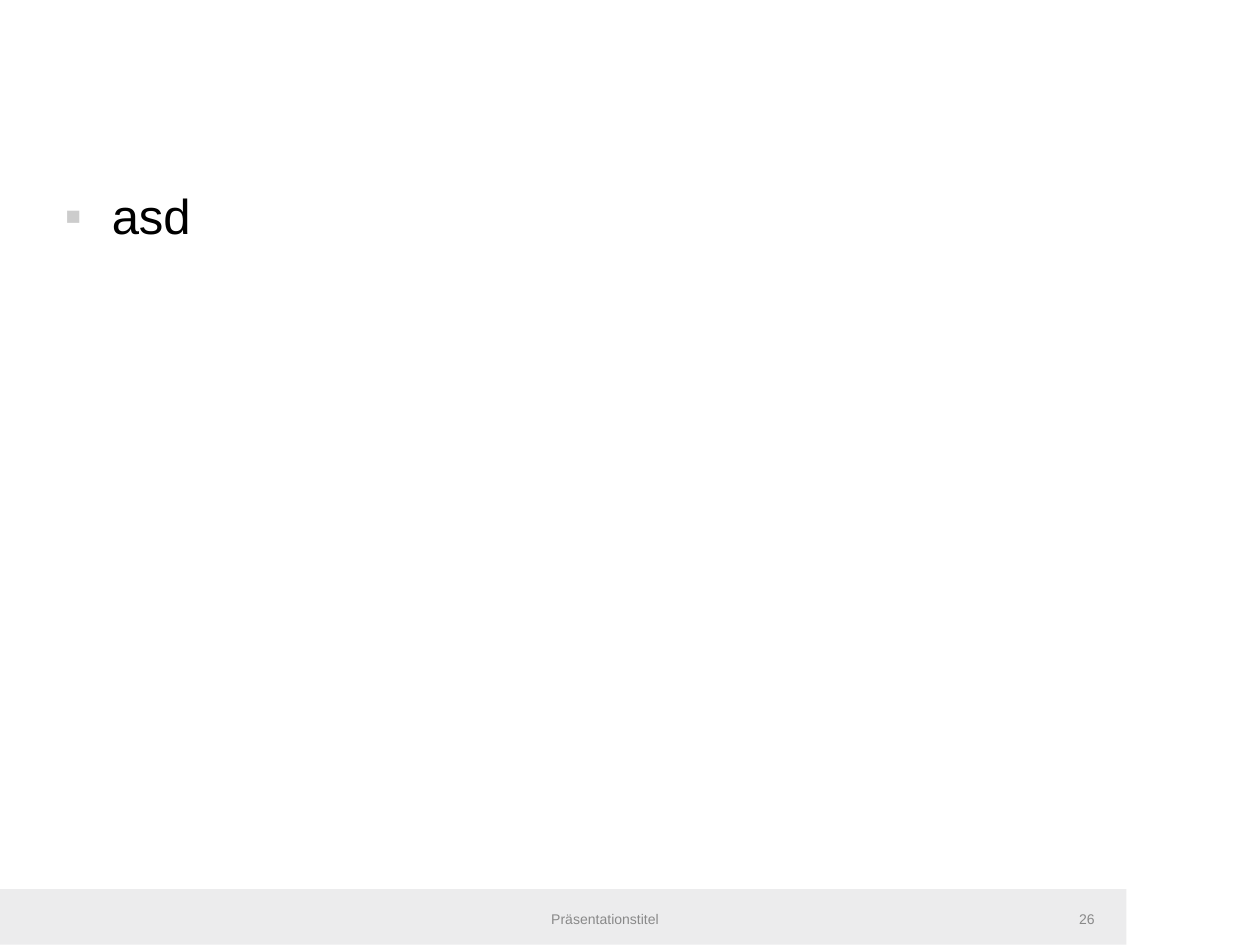
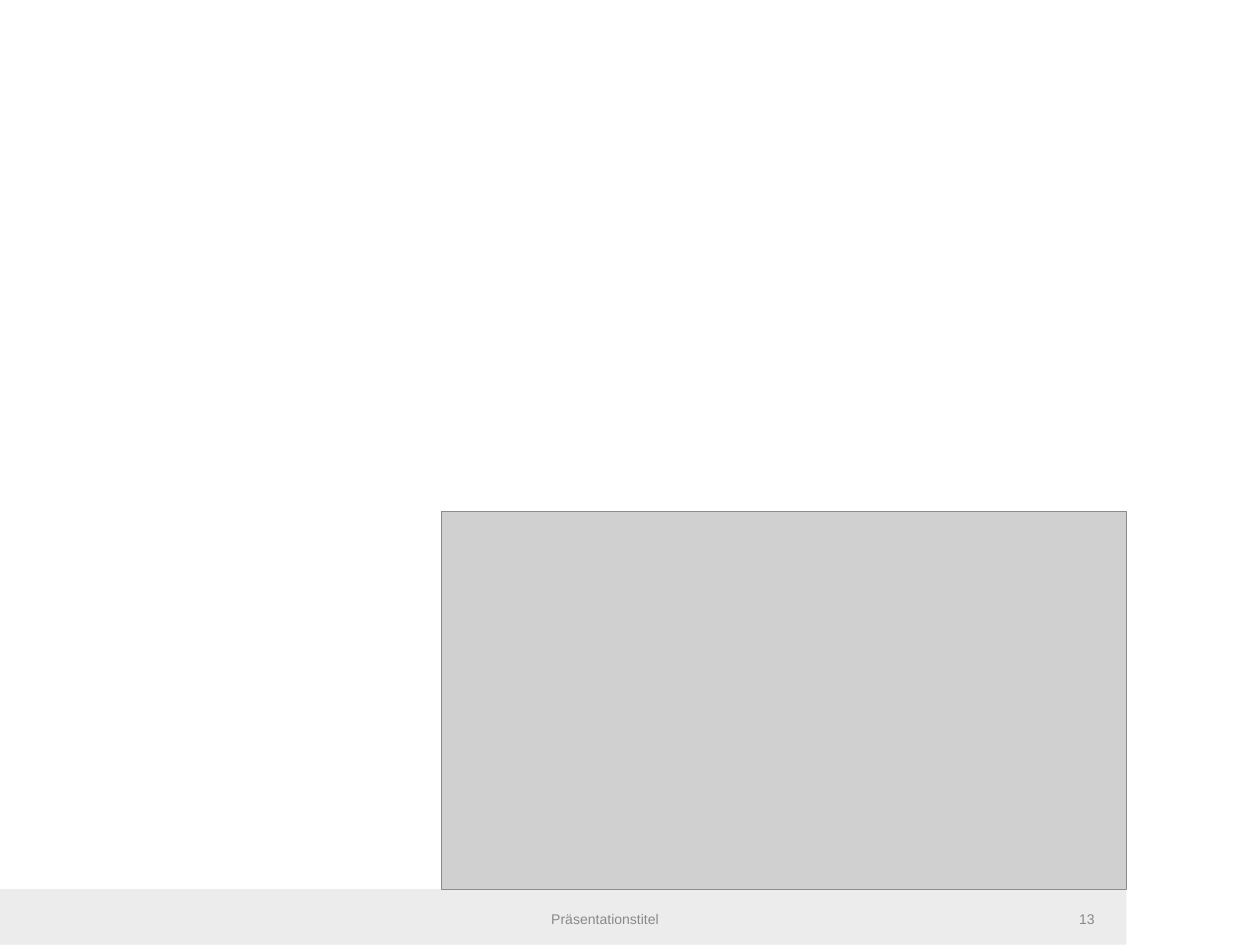
Before and after one commit to IllDepence/master_thesis, a slide deck: slide 13 of misc/bir_presentation/bir2019.odp (slide 26 before the commit). Drawn at 1260x945 pixels with LibreOffice and Linux fonts; fonts in the diff are those of the drawing; grey boxes stand for pictures; background and template pictures are left out. Boxes give left, top, right and bottom in pixels: in the first picture for what was removed or moved away, otherwise in the second. Text is boxed around its words. In the diff, an @@ line names an element or a change of style, - is before the commit and + after.

```diff
--- a/misc/bir_presentation/bir2019.odp
+++ b/misc/bir_presentation/bir2019.odp
@@ text removed at (112, 198, 191, 235) @@
-▪ asd
@@ picture added at (441, 512, 1126, 890) @@
@@ page number at (1079, 914, 1095, 924): text changed @@
-26
+13
```
Also in this commit, not shown: 5 other slides changed, 18 slides added, 3 slides removed, 16 other files.
